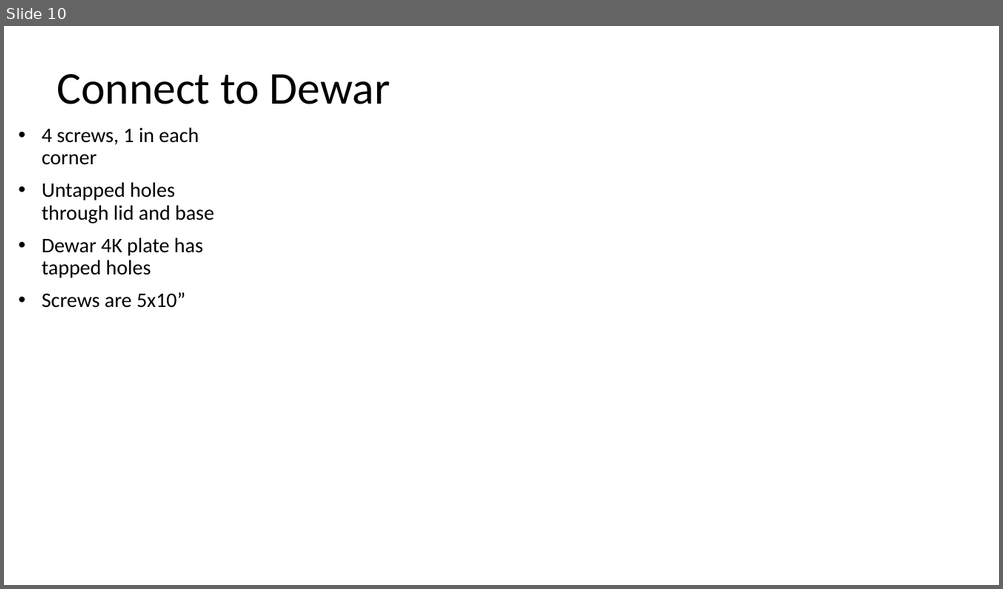
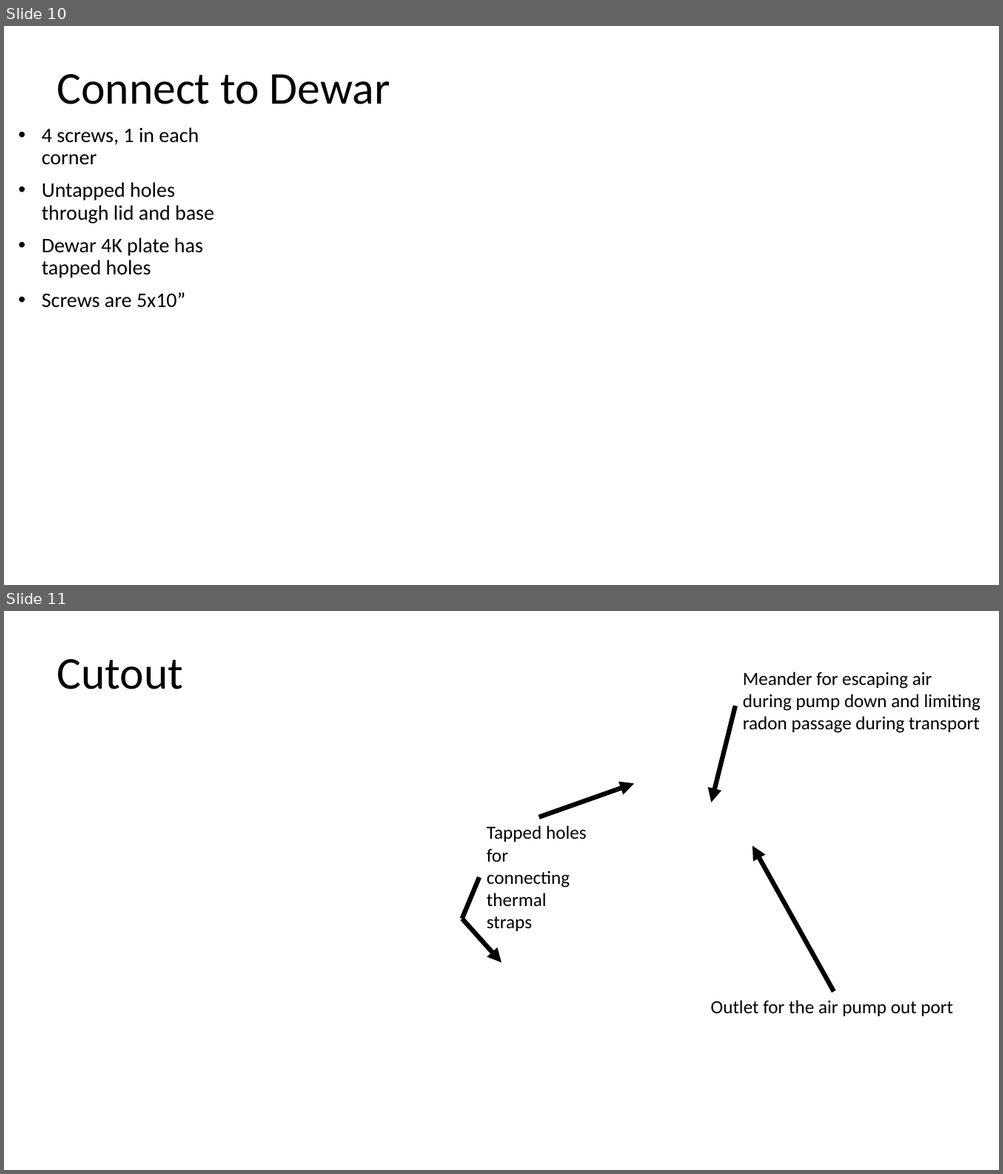
Before and after one commit to tbaralis/170828_Motherbox, a slide deck: 170828_Assembly.pptx. Shown one above the other, each under a label of ours: slide 10 before the commit, slides 10 and 11 after it. The pictures are 1003x589 and 1003x1174 pixels, drawn with LibreOffice and Linux fonts; fonts in the diff are those of the drawing; background and template pictures are left out. Boxes give left, top, right and bottom in pixels: in the first picture for what was removed or moved away, otherwise in the second. Text is boxed around its words. In the diff, an @@ line names an element or a change of style, - is before the commit and + after.

```diff
--- a/170828_Assembly.pptx
+++ b/170828_Assembly.pptx
@@ slide 11 added at <box>4,611,999,1170</box>, background picture (left out) @@
@@ text added at <box>57,659,183,689</box>, 44 pt, text #000000 @@
+Cutout
@@ text added at <box>743,672,981,733</box>, 18 pt, text #000000 @@
+Meander for escaping air during pump down and limiting radon passage during transport
@@ arrow added from (735, 706) to (711, 803), #000000 4.5 pt @@
@@ arrow added from (539, 817) to (634, 783), #000000 4.5 pt @@
@@ text added at <box>486,826,586,931</box>, 18 pt, text #000000 @@
+Tapped holes for connecting thermal straps
@@ arrow added from (834, 991) to (752, 846), #000000 4.5 pt @@
@@ line added from (479, 877) to (462, 919), #000000 4.5 pt @@
@@ arrow added from (462, 919) to (502, 963), #000000 4.5 pt @@
@@ text added at <box>711,1000,953,1017</box>, 18 pt, text #000000 @@
+Outlet for the air pump out port
```
Also in this commit, not shown: 1 slide changed, 1 other slide added, 2 other files.
